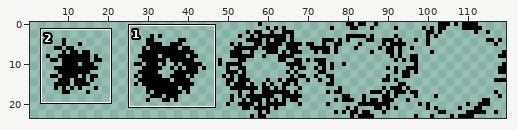
File history of a sprite sheet, assets/preload/images/noteskins/default/place/VOIDnoteSplashes.png. Above: a wide view before the commit, with the close-up outlined.
Close-up. First the earlier version:
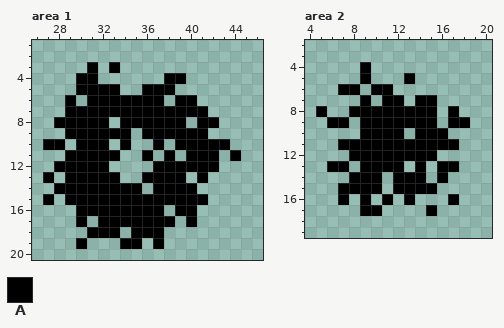
The file is 120x24 pixels. Shown: area 1: x 26..46, y 1..20; area 2: x 4..20, y 2..19. The wide view leaves out empty margins. The commit also changed other parts of the picture, which this record leaves out.
Palette (. is transparent): A #000000
Pixels before, area 1, first column x 27:
 3 ....A.A...........
 4 ...AA......AA.....
 5 ...AAAA..AAA......
 6 ..A.AAAAAAA.AA....
 7 ..AAAAAAAAAAAAA...
 8 .AAAAA.AAAAAA.AA..
 9 ..AAAAAA.AAAAAA...
10 AA.AAA.A..A.AAAAA.
11 ..AAAAA..A.A.AAA.A
12 .AAAAA....AAAAAA..
13 A.AAAAA..AAAA.A...
14 .AAAAAAAA.AAAA....
15 A.AAAAAAAAAAAAA...
16 ...AAAAAAAA.AA....
17 ...A.AAAAAAA.A....
18 ....AAA.AAA.......
19 ...A...AA.A.......
Pixels before, area 2, first column x 5:
 4 ....A.........
 5 ....A...A.....
 6 ..AA.AA.......
 7 ....A.AA.AA...
 8 A..AAAAAAAA.A.
 9 .AA.AAAAAAA.AA
10 ....AAAA.AAA..
11 ..AAAAAAAAAAA.
12 ...AAAAAAAA...
13 .AA.AAAA.A.AA.
14 ...AAA.AAA.A..
15 ..AAAA.AAAA...
16 ..A.A.A.A...A.
17 ....AA....A...
Once edited:
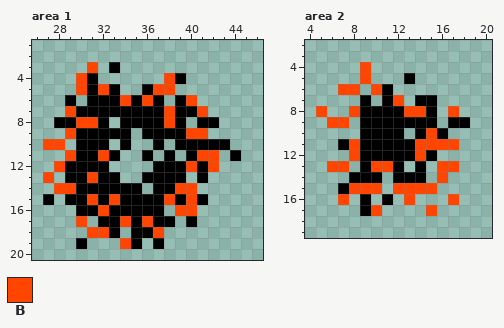
Colours new in this view: B #ff4500
Edits made:
Changed rows in their new state; - is an unchanged pixel.
Area 1:
first column x 27:
 3 ----B-----------
 4 ---B-------B----
 5 ---B-B----BB----
 6 -------B-B---B--
 7 --B--------B--B-
 8 ---BB------B----
 9 --B----------BB-
10 BB--------------
11 --B--B--------BB
12 -B-----------B-B
13 B---B-----------
14 -BB---------BB--
15 ----B-B----B-B--
16 -----B------BB--
17 ---B---B-B------
18 ----BB----B-----
19 -------B--------
Area 2:
first column x 5:
 4 ----B--------
 5 ----B--------
 6 --BB-B-------
 7 -------B-----
 8 B--B----BB--B
 9 -BB----------
10 ----------B--
11 ---B-----BBBB
12 ---B-----B---
13 -BB--BB----BB
14 -----------B-
15 ---BBB-BBBB--
16 --B-----B---B
17 -----B----B--
Boxes around the changes in both close-ups, in picture pixels (x1, y1, x2, y2):
changed: (43, 62, 219, 249)
changed: (316, 62, 459, 216)
